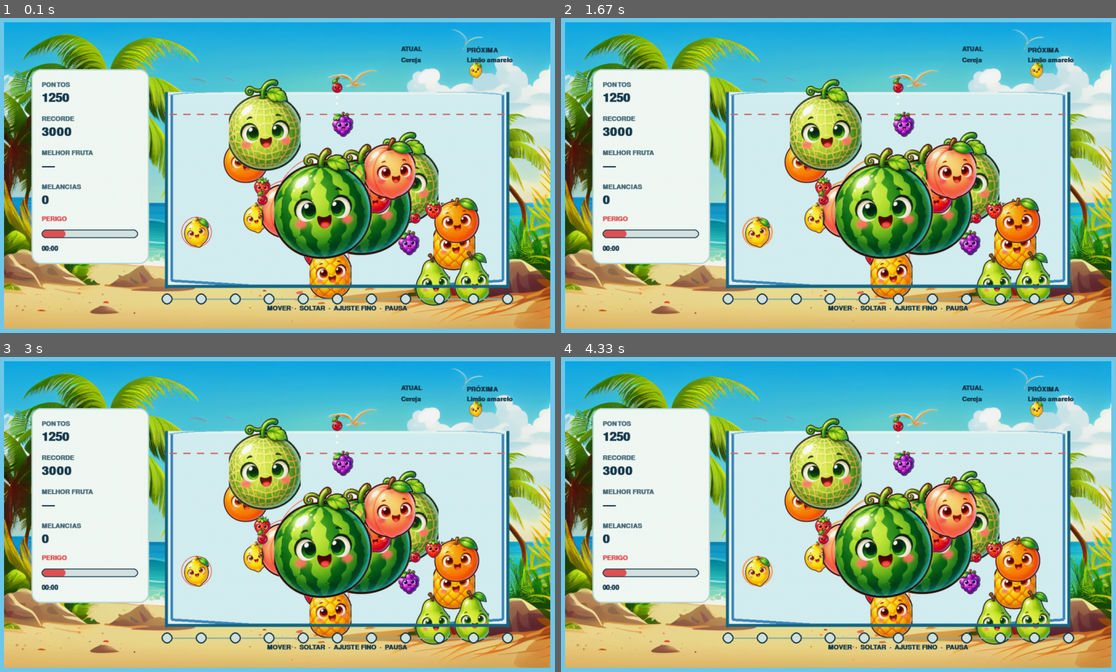
Above: before the commit, frames 1-4 (two rows, left to right).
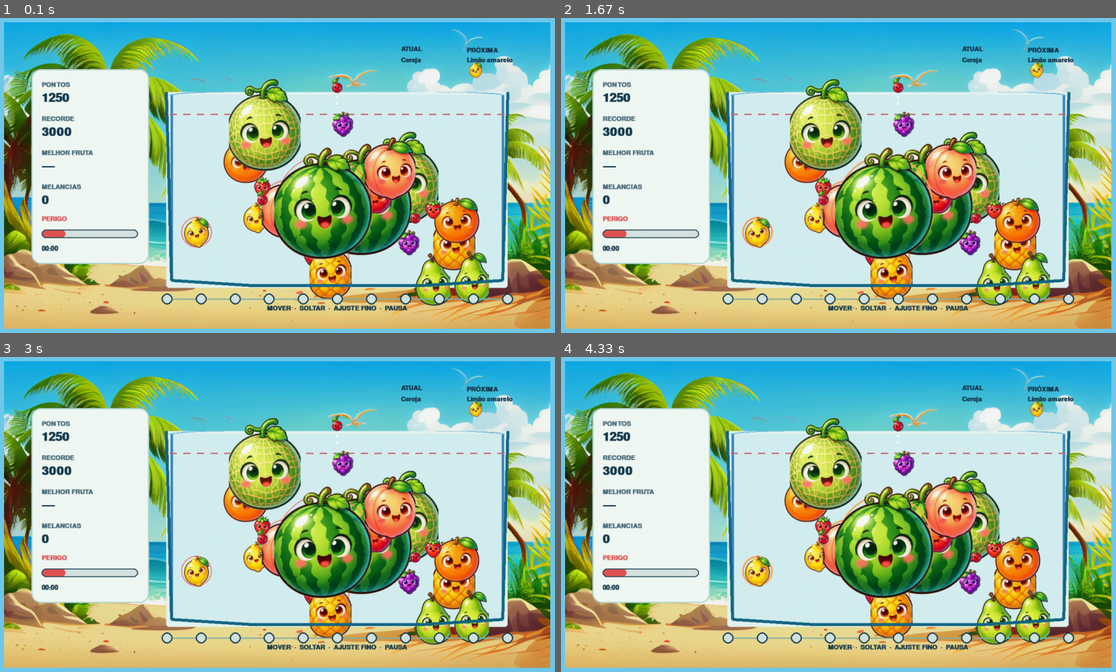
Above: after the commit, the same moments.

Repository: ElioGaldino3/suikaelika
Game: pygame game, started from tools/performance.py
Two runs of this game, one before a commit and one after it. Both use one fixed random seed, a clock stepped at 60 frames per second and the inputs below.
Inputs:
- Up to frame 1 (0.1 s): no input
- Up to frame 2 (1.67 s): no input
- Up to frame 3 (3 s): no input
- Up to frame 4 (4.33 s): no input

The runs differ from the first frame. In frame 1, 2.1% of the frame differs, in the area x 29-92%, y 26-86%; in frame 2, 2.1%; in frame 3, 2.1%; in frame 4, 2.1%.

Commit message:
Adapt display and stabilize bowl physics

Diff:
--- /dev/null
+++ b/data/rules/classic-v2.json
@@ -0,0 +1,23 @@
+{
+  "ruleset_version": "classic-v2",
+  "fruits": [
+    {"id": "cherry", "level": 1, "name": "Cereja", "radius": 14, "mass": 1.0, "points_on_spawn": 0, "color": "#D92D59"},
+    {"id": "strawberry", "level": 2, "name": "Morango", "radius": 19, "mass": 1.8418367346938775, "points_on_spawn": 1, "color": "#F34B58"},
+    {"id": "grape", "level": 3, "name": "Uva", "radius": 24, "mass": 2.938775510204082, "points_on_spawn": 3, "color": "#9454C4"},
+    {"id": "lemon", "level": 4, "name": "Limão amarelo", "radius": 30, "mass": 4.591836734693878, "points_on_spawn": 6, "color": "#F4D54A"},
+    {"id": "apple", "level": 5, "name": "Maçã", "radius": 36, "mass": 6.612244897959184, "points_on_spawn": 10, "color": "#E95B45"},
+    {"id": "orange", "level": 6, "name": "Laranja", "radius": 43, "mass": 9.433673469387756, "points_on_spawn": 15, "color": "#F59B32"},
+    {"id": "pear", "level": 7, "name": "Pera", "radius": 51, "mass": 13.270408163265307, "points_on_spawn": 21, "color": "#A3CE4B"},
+    {"id": "peach", "level": 8, "name": "Pêssego", "radius": 61, "mass": 18.984693877551017, "points_on_spawn": 28, "color": "#F6A0A1"},
+    {"id": "pineapple", "level": 9, "name": "Abacaxi", "radius": 73, "mass": 27.18877551020408, "points_on_spawn": 36, "color": "#E9AE39"},
+    {"id": "melon", "level": 10, "name": "Melão", "radius": 88, "mass": 39.51020408163265, "points_on_spawn": 45, "color": "#C8DA76"},
+    {"id": "watermelon", "level": 11, "name": "Melancia", "radius": 106, "mass": 57.326530612244895, "points_on_spawn": 55, "color": "#49A75F"}
+  ],
+  "spawn_weights": [
+    {"fruit_id": "cherry", "weight": 30},
+    {"fruit_id": "strawberry", "weight": 25},
+    {"fruit_id": "grape", "weight": 20},
+    {"fruit_id": "lemon", "weight": 15},
+    {"fruit_id": "apple", "weight": 10}
+  ]
+}
--- a/suika_elika/app.py
+++ b/suika_elika/app.py
@@ -382,7 +382,9 @@
         pygame = self._pygame
         assert pygame is not None
         flags = pygame.FULLSCREEN if self._settings.fullscreen else 0
-        self._screen = pygame.display.set_mode(self.config.window_size, flags)
+        # A zero size asks SDL for the current desktop resolution in fullscreen.
+        size = (0, 0) if self._settings.fullscreen else self.config.window_size
+        self._screen = pygame.display.set_mode(size, flags)
         pygame.display.set_caption("Suika Elika")
 
     def _process_events(self, events: tuple[Any, ...]) -> None:
@@ -583,7 +585,7 @@
                 True,
                 (24, 59, 78),
             )
-            self._screen.blit(text, text.get_rect(center=(self.config.window_size[0] // 2, 52)))
+            self._screen.blit(text, text.get_rect(center=(self._screen.get_width() // 2, 52)))
         elif self._controller_reconnect_lock:
             assert self._pygame is not None
             connected = (
@@ -600,7 +602,7 @@
             )
             self._screen.blit(
                 text,
-                text.get_rect(center=(self.config.window_size[0] // 2, 52)),
+                text.get_rect(center=(self._screen.get_width() // 2, 52)),
             )
 
     @staticmethod
--- /dev/null
+++ b/suika_elika/container_geometry.py
@@ -0,0 +1,27 @@
+"""Shared bowl outline geometry for the physics world and renderer."""
+
+from __future__ import annotations
+
+from math import ceil
+
+
+def bowl_edge(width: float, height: float) -> int:
+    """Match the procedural bowl's border size for its physical dimensions."""
+    return max(4, ceil(min(width, height) * 0.012))
+
+
+def bowl_outline_points(
+    width: float, height: float, edge: float
+) -> tuple[tuple[float, float], ...]:
+    """Return the open-top bowl outline with a shallow curved bottom profile."""
+    return (
+        (edge * 2, edge),
+        (width - edge * 2, edge),
+        (width - edge * 2, height - edge * 3),
+        (width * 3 / 4, height - edge),
+        (width / 4, height - edge),
+        (edge * 2, height - edge * 3),
+    )
+
+
+__all__ = ["bowl_edge", "bowl_outline_points"]
--- a/suika_elika/game/catalog.py
+++ b/suika_elika/game/catalog.py
@@ -176,7 +176,7 @@
 def load_catalog(path: Path | None = None) -> FruitCatalog:
     """Load the default classic rules or another JSON ruleset path."""
     rules_path = path or (
-        Path(__file__).resolve().parents[2] / "data" / "rules" / "classic-v1.json"
+        Path(__file__).resolve().parents[2] / "data" / "rules" / "classic-v2.json"
     )
     try:
         with rules_path.open("r", encoding="utf-8") as rules_file:
--- a/suika_elika/game/physics.py
+++ b/suika_elika/game/physics.py
@@ -8,6 +8,7 @@
 
 import pymunk
 
+from suika_elika.container_geometry import bowl_edge, bowl_outline_points
 from suika_elika.contracts import BodySnapshot, ContactSnapshot, FruitDefinition, Pose, Vector2
 
 _ZERO_VELOCITY = Vector2(0.0, 0.0)
@@ -24,10 +25,10 @@
     gravity: Vector2 = Vector2(0.0, 1000.0)
     max_speed: float = 1000.0
     max_angular_speed: float = 10.0
-    fruit_friction: float = 0.65
-    wall_friction: float = 0.80
-    elasticity: float = 0.30
-    damping: float = 0.995
+    fruit_friction: float = 1.0
+    wall_friction: float = 1.0
+    elasticity: float = 0.18
+    damping: float = 0.55
     solver_iterations: int = 20
     collision_slop: float = 0.5
     sleep_time_threshold: float = 0.7
@@ -190,13 +191,30 @@
         half = self.config.wall_thickness / 2
         left_x = -half
         right_x = self.config.width + half
-        floor_y = self.config.height + half
         start_y = -half
-        end_y = self.config.height + self.config.wall_thickness
+        edge = bowl_edge(self.config.width, self.config.height)
+        outline = bowl_outline_points(self.config.width, self.config.height, edge)
+        bottom = outline[2:]
+        collision_bottom = tuple((x, y + half) for x, y in bottom)
         walls = (
-            pymunk.Segment(self.space.static_body, (left_x, start_y), (left_x, end_y), half),
-            pymunk.Segment(self.space.static_body, (right_x, start_y), (right_x, end_y), half),
-            pymunk.Segment(self.space.static_body, (left_x, floor_y), (right_x, floor_y), half),
+            pymunk.Segment(
+                self.space.static_body,
+                (left_x, start_y),
+                (left_x, self.config.height - edge * 3 + half),
+                half,
+            ),
+            pymunk.Segment(
+                self.space.static_body,
+                (right_x, start_y),
+                (right_x, self.config.height - edge * 3 + half),
+                half,
+            ),
+            *(
+                pymunk.Segment(self.space.static_body, first, second, half)
+                for first, second in zip(
+                    collision_bottom, collision_bottom[1:], strict=False
+                )
+            ),
         )
         for wall in walls:
             wall.friction = self.config.wall_friction
--- a/suika_elika/rendering/procedural.py
+++ b/suika_elika/rendering/procedural.py
@@ -11,6 +11,7 @@
 from math import ceil, pi
 from typing import Any
 
+from suika_elika.container_geometry import bowl_edge, bowl_outline_points
 from suika_elika.game.catalog import FruitCatalog, FruitCatalogEntry
 
 Color = tuple[int, int, int]
@@ -85,16 +86,12 @@
 
         pygame = self._pygame
         surface = pygame.Surface(size, pygame.SRCALPHA, 32)
-        edge = max(4, round(min(size) * 0.012))
+        edge = bowl_edge(width, height)
         rim = (62, 137, 191)
         inner = (192, 231, 241, 110)
         points = [
-            (edge * 2, edge),
-            (width - edge * 2, edge),
-            (width - edge * 2, height - edge * 3),
-            (width * 3 // 4, height - edge),
-            (width // 4, height - edge),
-            (edge * 2, height - edge * 3),
+            tuple(round(value) for value in point)
+            for point in bowl_outline_points(width, height, edge)
         ]
         pygame.draw.polygon(surface, inner, points)
         pygame.draw.line(surface, rim, points[0], points[-1], edge)
--- a/suika_elika/rendering/renderer.py
+++ b/suika_elika/rendering/renderer.py
@@ -6,6 +6,7 @@
 from math import degrees, isfinite, pi, sin
 from typing import Any
 
+from suika_elika.container_geometry import bowl_edge, bowl_outline_points
 from suika_elika.contracts import DomainEvent, FruitDefinition, SessionSnapshot, Vector2
 from suika_elika.game.catalog import FruitCatalog, load_catalog
 from suika_elika.game.spawning import AimCircle, predict_aim
@@ -312,23 +313,17 @@
         pygame = self._pygame
         left = round(WORLD_ORIGIN.x)
         right = round(WORLD_ORIGIN.x + WORLD_WIDTH)
-        bottom = round(WORLD_ORIGIN.y + WORLD_HEIGHT)
+        top = round(WORLD_ORIGIN.y)
+        edge = bowl_edge(WORLD_WIDTH, WORLD_HEIGHT)
+        outline = bowl_outline_points(WORLD_WIDTH, WORLD_HEIGHT, edge)
+        floor_points = tuple(
+            (round(WORLD_ORIGIN.x + x), round(WORLD_ORIGIN.y + y))
+            for x, y in outline[2:]
+        )
         rim = (23, 105, 133)
-        pygame.draw.line(
-            self._logical, rim, (left, bottom - 4), (left + 160, bottom - 4), 7
-        )
-        pygame.draw.line(
-            self._logical,
-            rim,
-            (left + 160, bottom - 4),
-            (right - 160, bottom - 4),
-            7,
-        )
-        pygame.draw.line(
-            self._logical, rim, (right - 160, bottom - 4), (right, bottom - 4), 7
-        )
-        pygame.draw.line(self._logical, rim, (left, round(WORLD_ORIGIN.y)), (left, bottom), 7)
-        pygame.draw.line(self._logical, rim, (right, round(WORLD_ORIGIN.y)), (right, bottom), 7)
+        pygame.draw.lines(self._logical, rim, False, floor_points, 7)
+        pygame.draw.line(self._logical, rim, (right, top), floor_points[0], 7)
+        pygame.draw.line(self._logical, rim, (left, top), floor_points[-1], 7)
 
     def _draw_hud(self, snapshot: SessionSnapshot) -> None:
         draw_hud(
--- a/tests/game/test_catalog.py
+++ b/tests/game/test_catalog.py
@@ -12,7 +12,7 @@
 def test_classic_catalog_matches_all_proposed_fruit_rules() -> None:
     catalog = load_catalog()
 
-    assert catalog.ruleset_version == "classic-v1"
+    assert catalog.ruleset_version == "classic-v2"
     assert len(catalog.entries) == 11
     assert [entry.fruit_id for entry in catalog.entries] == [
         "cherry",
@@ -80,15 +80,15 @@
 
 
 def test_catalog_loader_accepts_an_explicit_rules_file(tmp_path: Path) -> None:
-    source = Path(__file__).parents[2] / "data" / "rules" / "classic-v1.json"
+    source = Path(__file__).parents[2] / "data" / "rules" / "classic-v2.json"
     target = tmp_path / "alternate.json"
     target.write_text(source.read_text(encoding="utf-8"), encoding="utf-8")
 
-    assert load_catalog(target).ruleset_version == "classic-v1"
+    assert load_catalog(target).ruleset_version == "classic-v2"
 
 
 def read_rules() -> dict[str, object]:
-    path = Path(__file__).parents[2] / "data" / "rules" / "classic-v1.json"
+    path = Path(__file__).parents[2] / "data" / "rules" / "classic-v2.json"
     return json.loads(path.read_text(encoding="utf-8"))
 
 
--- a/tests/game/test_physics.py
+++ b/tests/game/test_physics.py
@@ -33,8 +33,8 @@
 
     assert world.config.fixed_dt == pytest.approx(1 / 120)
     assert world.space.gravity == (0, 1000)
-    assert len(world.space.static_body.shapes) == 3
-    assert len(world.space.shapes) == 3
+    assert len(world.space.static_body.shapes) == 5
+    assert len(world.space.shapes) == 5
     assert all(isinstance(shape, pymunk.Segment) for shape in world.space.shapes)
 
 
@@ -97,7 +97,7 @@
     _advance(world, 5)
 
     snapshot = world.poses(("resting",))[0]
-    assert snapshot.pose.position.y == pytest.approx(460 - 14, abs=1.5)
+    assert snapshot.pose.position.y == pytest.approx(460 - 20, abs=1.5)
     assert abs(snapshot.velocity.y) < 8
 
 
@@ -108,6 +108,35 @@
     _advance(world, 0.1)
 
     assert world.poses(("upward",))[0].pose.position.y < -5
+
+
+def test_bowl_floor_has_a_shallow_rising_profile_at_the_sides() -> None:
+    world = PhysicsWorld()
+    floors = tuple(
+        shape
+        for shape in world.space.shapes
+        if isinstance(shape, pymunk.Segment) and shape.a.x != shape.b.x
+    )
+
+    assert len(floors) == 3
+    assert sum(isclose(shape.a.y, shape.b.y, abs_tol=1e-9) for shape in floors) == 1
+    assert {
+        shape.a.y < shape.b.y
+        for shape in floors
+        if not isclose(shape.a.y, shape.b.y, abs_tol=1e-9)
+    } == {
+        True,
+        False,
+    }
+
+
+def test_default_materials_reduce_bounce_and_residual_motion() -> None:
+    config = PhysicsConfig()
+
+    assert config.fruit_friction == 1.0
+    assert config.wall_friction == 1.0
+    assert config.elasticity < 0.2
+    assert config.damping < 0.6
 
 
 def test_velocity_and_angular_velocity_are_clamped() -> None:
--- a/tests/game/test_randomizer.py
+++ b/tests/game/test_randomizer.py
@@ -10,7 +10,7 @@
     second = FruitSequence(8675309)
 
     assert first.seed == 8675309
-    assert first.ruleset_version == "classic-v1"
+    assert first.ruleset_version == "classic-v2"
     for accepted in (True, False, True, True, False, True, True):
         assert first.try_consume_drop(accepted=accepted) == accepted
         assert second.try_consume_drop(accepted=accepted) == accepted
--- a/tests/integration/test_app_flow.py
+++ b/tests/integration/test_app_flow.py
@@ -3,6 +3,7 @@
 from __future__ import annotations
 
 from pathlib import Path
+from types import SimpleNamespace
 
 import pytest
 
@@ -93,6 +94,32 @@
     assert app.accumulator < app.config.fixed_dt
 
 
+@pytest.mark.parametrize(
+    ("fullscreen", "expected_size"),
+    [(True, (0, 0)), (False, (1280, 720))],
+)
+def test_display_uses_native_resolution_for_fullscreen(
+    fullscreen: bool, expected_size: tuple[int, int]
+) -> None:
+    calls: list[tuple[tuple[int, int], int]] = []
+
+    class Display:
+        @staticmethod
+        def set_mode(size: tuple[int, int], flags: int) -> object:
+            calls.append((size, flags))
+            return object()
+
+        @staticmethod
+        def set_caption(_caption: str) -> None:
+            pass
+
+    pygame = SimpleNamespace(FULLSCREEN=1, display=Display())
+    app = App(AppConfig(fullscreen=fullscreen), pygame_module=pygame)
+    app._create_display()
+
+    assert calls == [(expected_size, 1 if fullscreen else 0)]
+
+
 def test_focus_loss_pauses_and_confirmation_resumes_without_a_drop(
     persistence: JsonPersistence,
 ) -> None:
--- a/tests/packaging/test_layout.py
+++ b/tests/packaging/test_layout.py
@@ -17,7 +17,7 @@
     assert 'importlib.import_module("suika_elika.app").main' in source
     assert "raise SystemExit(main())" in source
     assert (ROOT / "suika_elika" / "app.py").is_file()
-    assert (ROOT / "data" / "rules" / "classic-v1.json").is_file()
+    assert (ROOT / "data" / "rules" / "classic-v2.json").is_file()
     assert (ROOT / "assets" / "sprites" / "cherry.png").is_file()
     assert (ROOT / "assets" / "backgrounds" / "gameplay.png").is_file()
 
--- a/tools/process_art_assets.py
+++ b/tools/process_art_assets.py
@@ -16,7 +16,7 @@
 OUTPUT = ROOT / "assets"
 LOGICAL_SIZE = (1280, 720)
 
-# Cells follow classic-v1.json: six upper-row fruits, then five lower-row fruits.
+# Cells follow the classic catalog: six upper-row fruits, then five lower-row fruits.
 # Boundaries sit in the clear gaps between drawings, including their shadows.
 FRUIT_CELLS = {
     "cherry": (18, 210, 166, 461),
Not shown, changed: README.md
Not shown, changed: docs/ARCHITECTURE.md
Not shown, changed: docs/BATOCERA.md
Not shown, changed: docs/PROJECT.md
